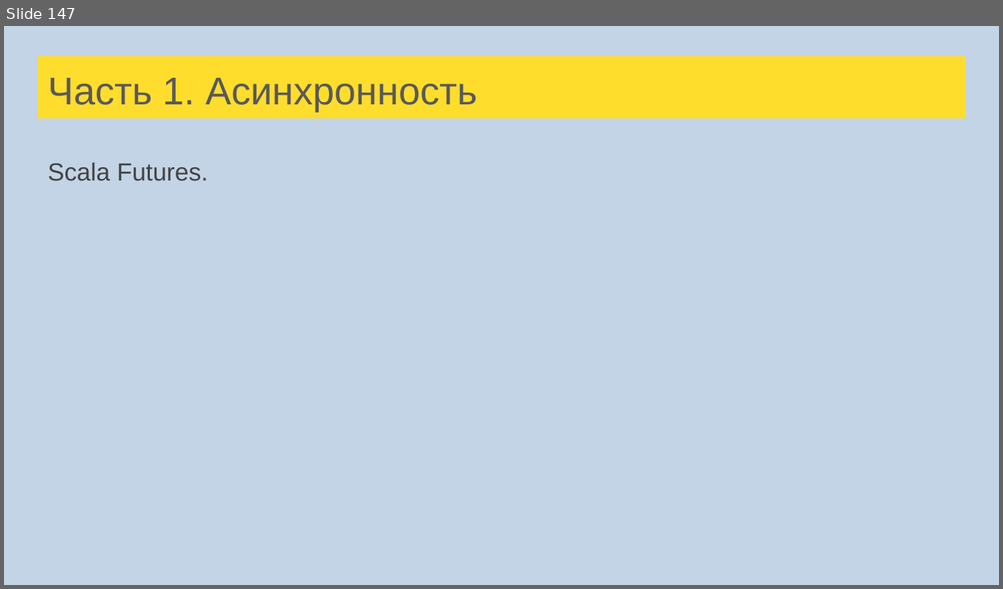
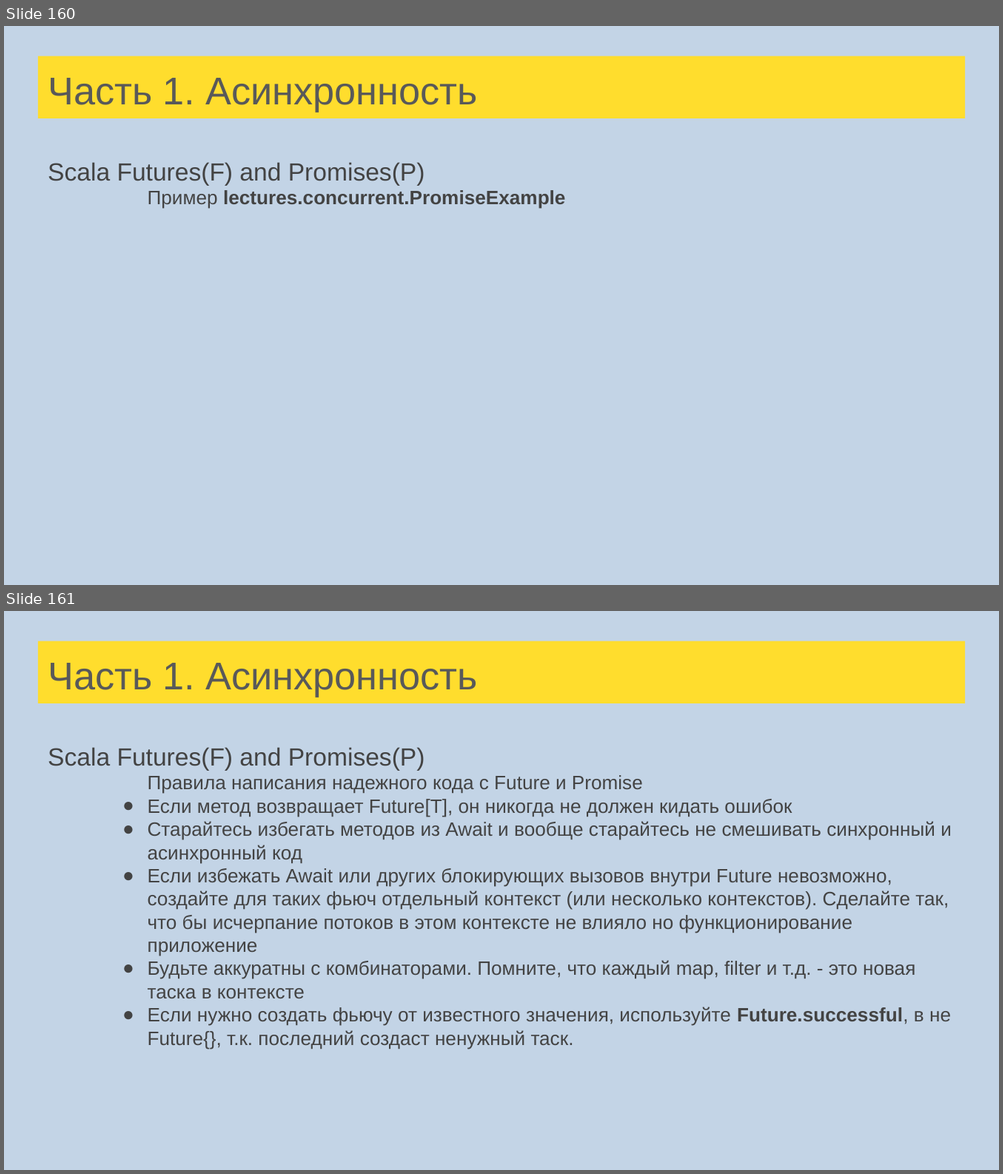
Before and after one commit to tralfamadore/ScalaLectures, a slide deck: src/main/resources/Лекции Scala для FinTech.pptx. Shown one above the other, each under a label of ours: slide 147 before the commit, slides 160 and 161 after it. The pictures are 1003x589 and 1003x1174 pixels, drawn with LibreOffice and Linux fonts; fonts in the diff are those of the drawing. Boxes give left, top, right and bottom in pixels: in the first picture for what was removed or moved away, otherwise in the second. Text is boxed around its words. In the diff, an @@ line names an element or a change of style, - is before the commit and + after.

Commit message:
Async Futures added

```diff
--- a/src/main/resources/Лекции Scala для FinTech.pptx
+++ b/src/main/resources/Лекции Scala для FinTech.pptx
@@ slide 161 added at (4,611,999,1170), background #C3D4E6 @@
@@ title added at (38,641,965,703), fill #FFDD2D, 28 pt, text #595959 @@
+Часть 1. Асинхронность
@@ text added at (48,747,951,1026), 14 pt, text #434343 @@
+Scala Futures(F) and Promises(P)
+Правила написания надежного кода с Future и Promise
+● Если метод возвращает Future[T], он никогда не должен кидать ошибок
+● Старайтесь избегать методов из Await и вообще старайтесь не смешивать синхронный и асинхронный код
+● Если избежать Await или других блокирующих вызовов внутри Future невозможно, создайте для таких фьюч отдельный контекст (или несколько контекстов). Сделайте так, что бы исчерпание потоков в этом контексте не влияло но функционирование приложение
+● Будьте аккуратны с комбинаторами. Помните, что каждый map, filter и т.д. - это новая таска в контексте
+● Если нужно создать фьючу от известного значения, используйте Future.successful, в не Future{}, т.к. последний создаст ненужный таск.
@@ what was slide 147 is now slide 160 @@
@@ slide 160 changed as well @@
@@ text at (48,162,565,209): text changed; size 18 to 14 pt @@
-Scala Futures.
+Scala Futures(F) and Promises(P)
+Пример lectures.concurrent.PromiseExample
```
Also in this commit, not shown: 2 other slides changed, 16 other slides added, 2 slides removed, 4 other files.
